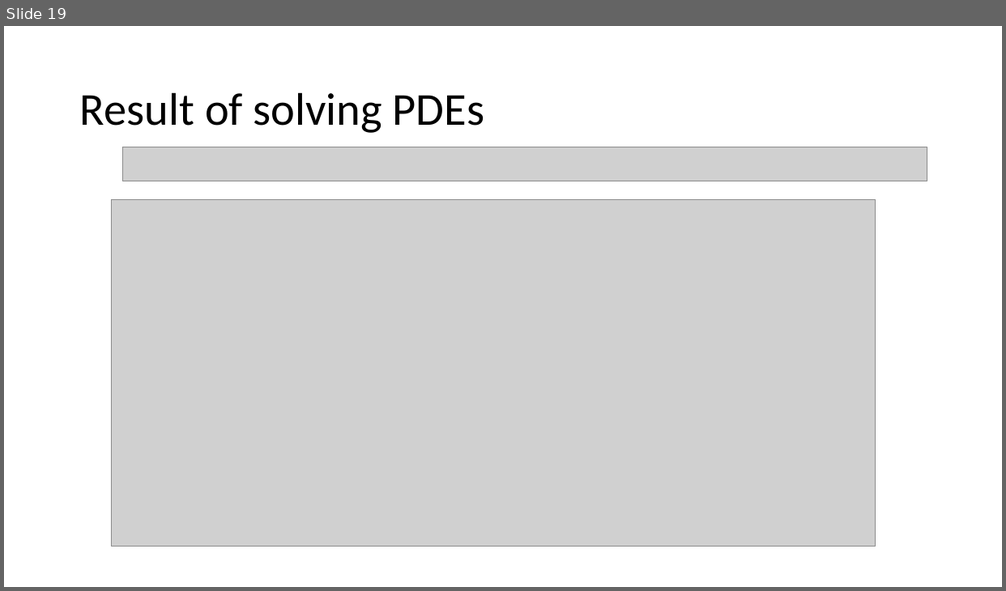
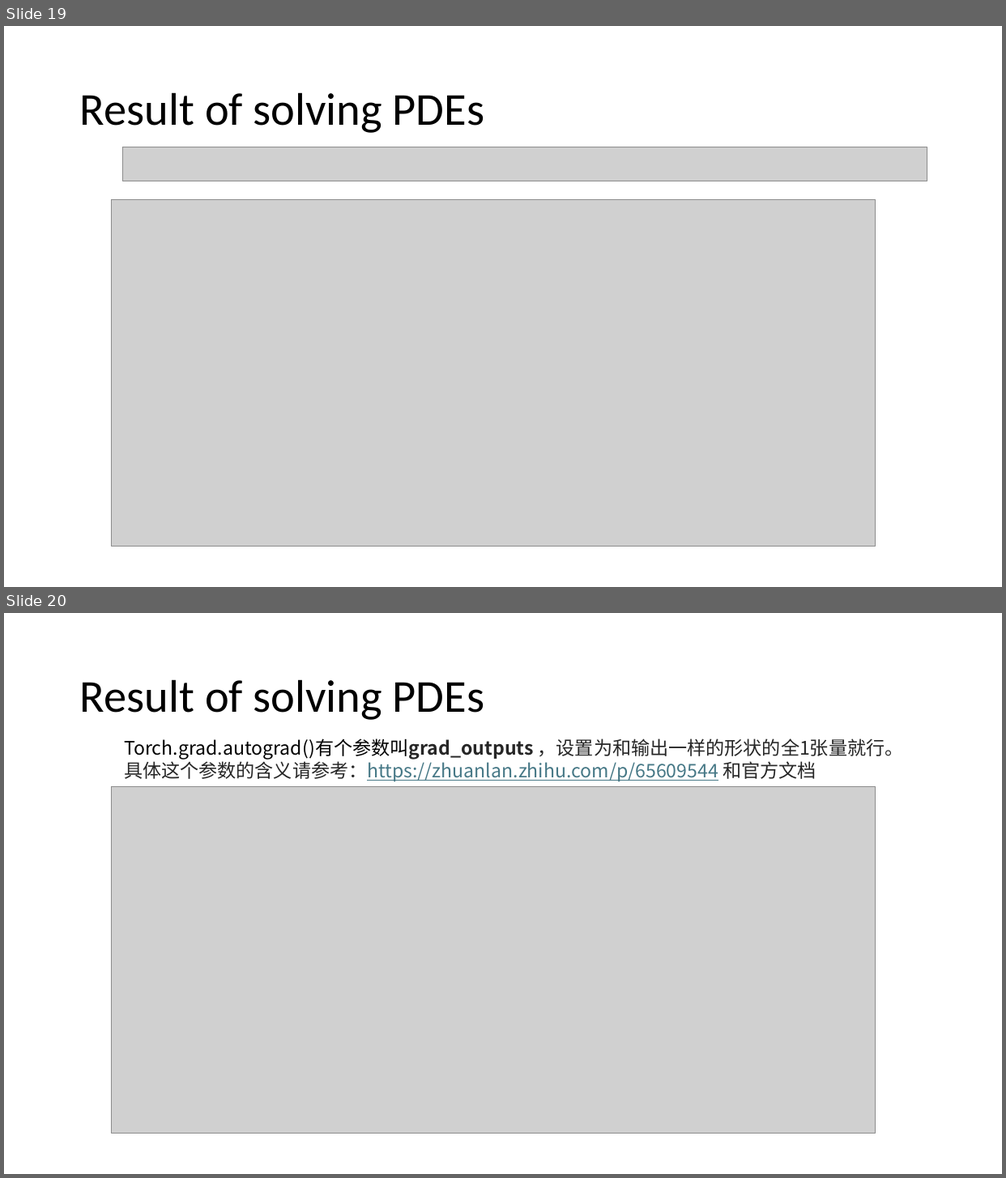
Before and after one commit to RisingEntropy/meeting_ljdeng, a slide deck: INR&PE.pptx. Shown one above the other, each under a label of ours: slide 19 before the commit, slides 19 and 20 after it. The pictures are 1006x591 and 1006x1178 pixels, drawn with LibreOffice and Linux fonts; fonts in the diff are those of the drawing; grey boxes stand for pictures. Boxes give left, top, right and bottom in pixels: in the first picture for what was removed or moved away, otherwise in the second. Text is boxed around its words. In the diff, an @@ line names an element or a change of style, - is before the commit and + after.

```diff
--- a/INR&PE.pptx
+++ b/INR&PE.pptx
@@ slide 20 added at (4,613,1002,1174), background #FFFFFF @@
@@ title added at (80,679,484,720), 44 pt, text #000000 @@
+Result of solving PDEs
@@ text added at (124,739,904,781), 18 pt, text #262626 @@
+Torch.grad.autograd()有个参数叫grad_outputs ，设置为和输出一样的形状的全1张量就行。
+具体这个参数的含义请参考：https://zhuanlan.zhihu.com/p/65609544 和官方文档
@@ picture added at (111,786,876,1133) @@
```
